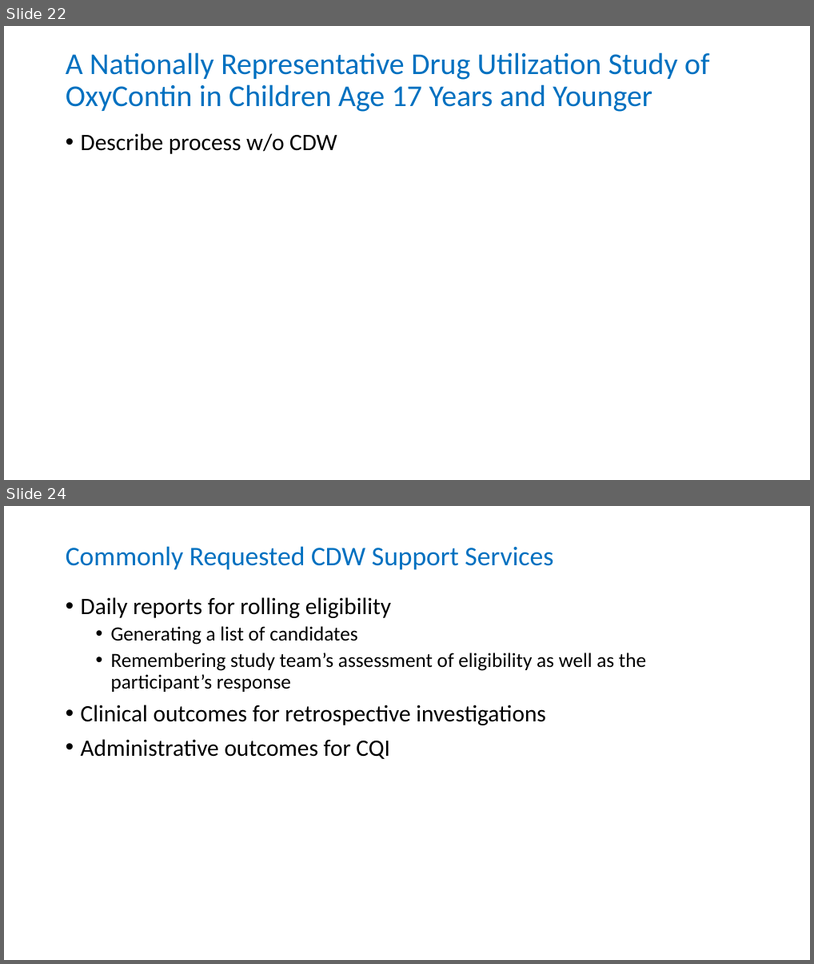
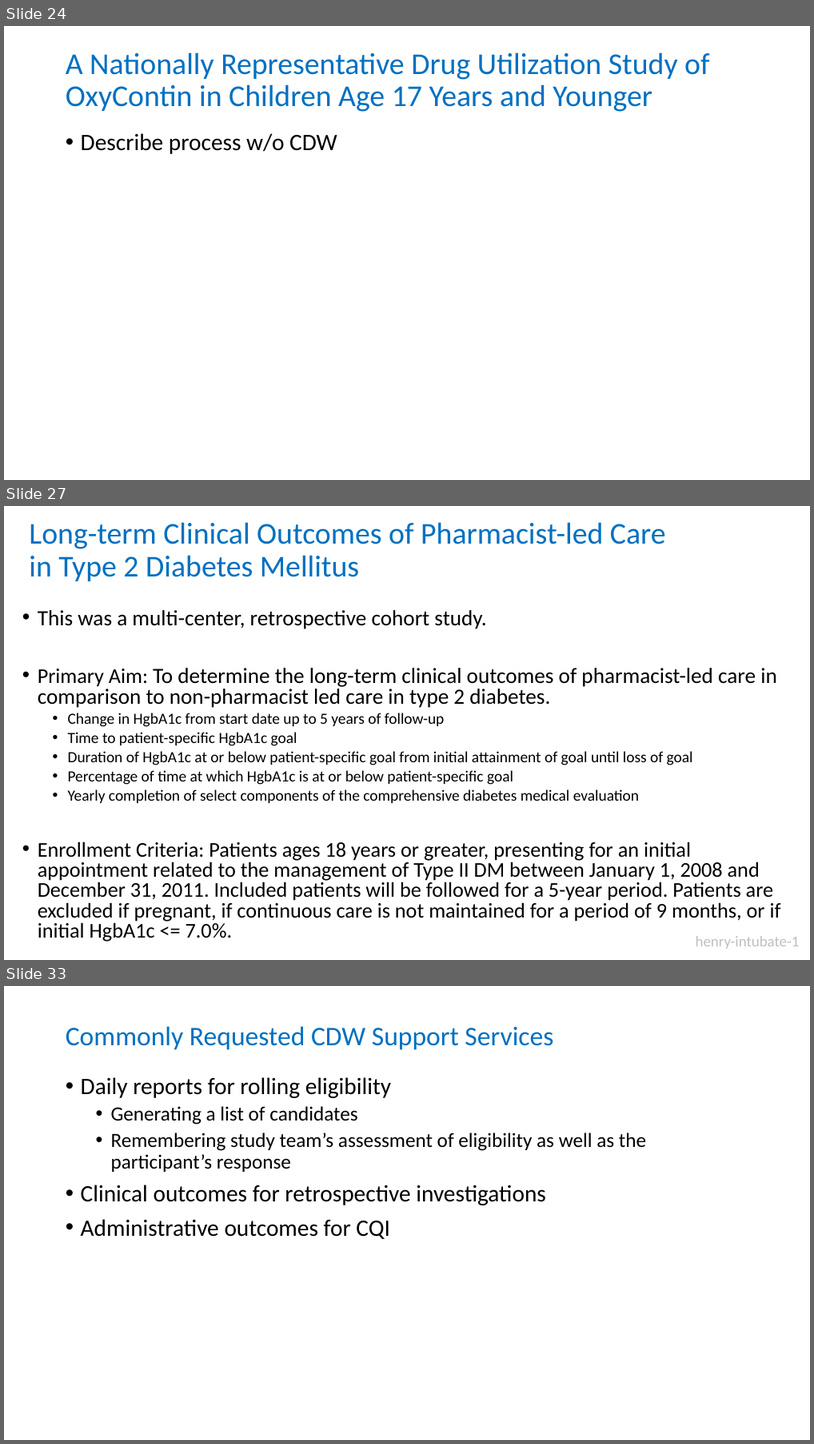
Before and after one commit to OuhscBbmc/prairie-outpost-public, a slide deck: publications/presentation-2019-06-idea/ispctn-regional-conference-2019-06.pptx. Shown one above the other, each under a label of ours: slides 22 and 24 before the commit, slides 24, 27 and 33 after it; the slides between them are not shown. The pictures are 814x964 and 814x1444 pixels, drawn with LibreOffice and Linux fonts; fonts in the diff are those of the drawing. Boxes give left, top, right and bottom in pixels: in the first picture for what was removed or moved away, otherwise in the second. Text is boxed around its words. In the diff, an @@ line names an element or a change of style, - is before the commit and + after.

```diff
--- a/publications/presentation-2019-06-idea/ispctn-regional-conference-2019-06.pptx
+++ b/publications/presentation-2019-06-idea/ispctn-regional-conference-2019-06.pptx
@@ slide 27 added at [4,506,810,960], background #FFFFFF @@
@@ title added at [29,522,666,581], 36 pt, text #0070C0 @@
+Long-term Clinical Outcomes of Pharmacist-led Care
+in Type 2 Diabetes Mellitus
@@ text added at [38,610,782,941], 25 pt, text #000000 @@
+• This was a multi-center, retrospective cohort study.
+• Primary Aim: To determine the long-term clinical outcomes of pharmacist-led care in comparison to non-pharmacist led care in type 2 diabetes.
+  • Change in HgbA1c from start date up to 5 years of follow-up
+  • Time to patient-specific HgbA1c goal
+  • Duration of HgbA1c at or below patient-specific goal from initial attainment of goal until loss of goal
+  • Percentage of time at which HgbA1c is at or below patient-specific goal
+  • Yearly completion of select components of the comprehensive diabetes medical evaluation
+• Enrollment Criteria: Patients ages 18 years or greater, presenting for an initial appointment related to the management of Type II DM between January 1, 2008 and December 31, 2011. Included patients will be followed for a 5-year period. Patients are excluded if pregnant, if continuous care is not maintained for a period of 9 months, or if initial HgbA1c <= 7.0%.
@@ text added at [696,936,800,948], 18 pt, text #BFBFBF @@
+henry-intubate-1
@@ what was slide 22 is now slide 24 @@
@@ what was slide 24 is now slide 33 @@
```
Also in this commit, not shown: 1 slide changed, 9 other slides added.
